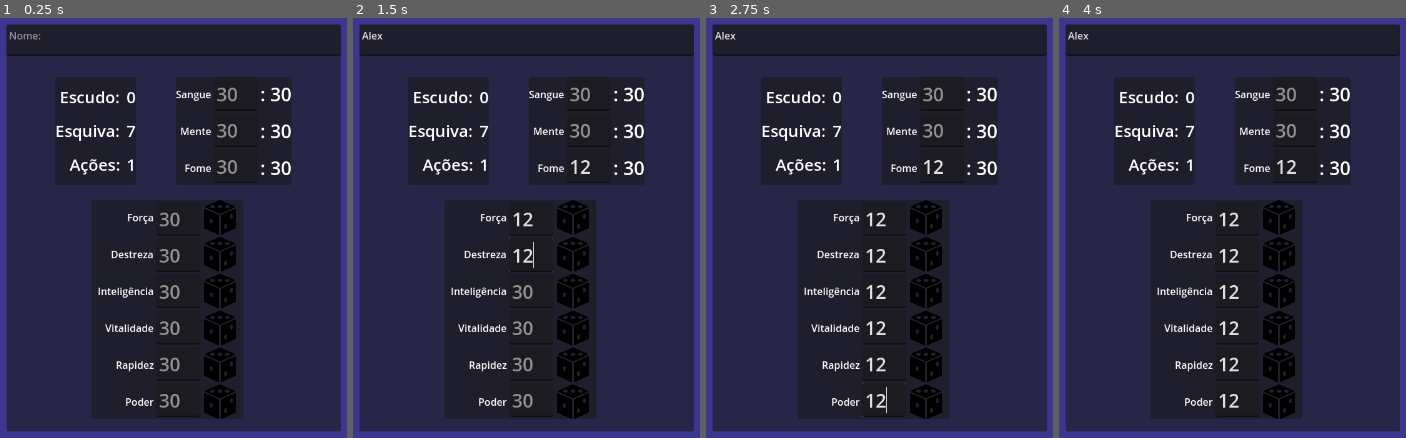
Above: before the commit, frames 1-4 (left to right).
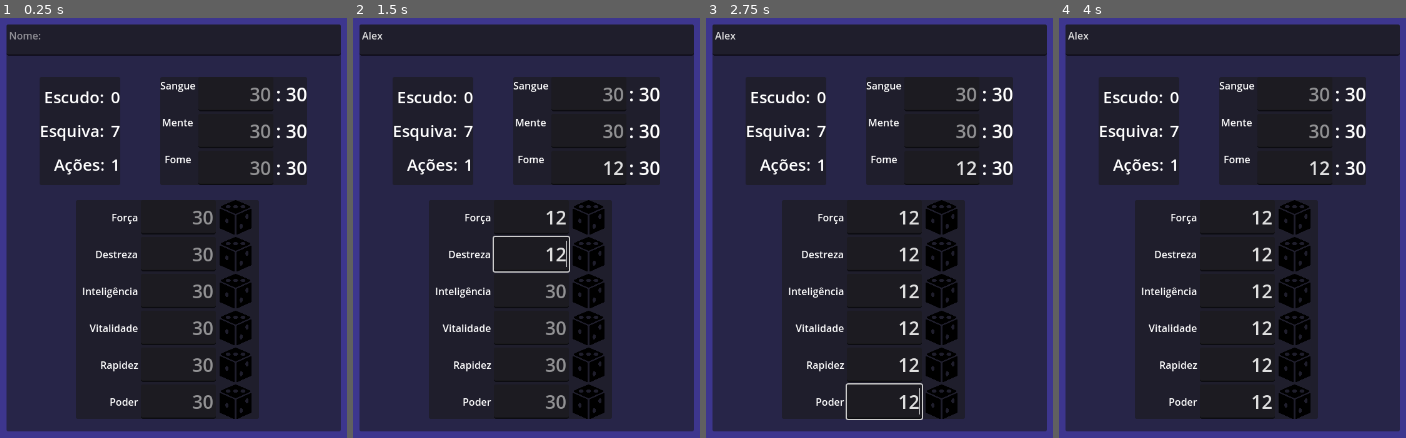
Above: after the commit, the same moments.

Repository: Gam13/FungerLike_Sheet
Game: Godot game, scene res://Ficha.tscn
The game is run twice, just before and just after one commit, with the same random seed, the same clock (stepped at 60 frames per second) and the same inputs. The project has no main scene, so this scene is started directly.
Inputs (mouse positions are in pixels of both pictures, inside the frame that each line leads up to; where the layout moved, square brackets give the same spot in the first picture):
- Up to frame 1 (0.25 s): no input
- Up to frame 2 (1.5 s): click (526, 39) at 0.52 s; type "Alex" at 0.6 s; click (588, 165) at 0.75 s; type "12" at 0.83 s; click (529, 219) at 0.98 s; type "12" at 1.07 s; click (529, 253) at 1.27 s; type "12" at 1.35 s
- Up to frame 3 (2.75 s): click (882, 291) at 1.5 s; type "12" at 1.58 s; click (882, 328) at 1.73 s; type "12" at 1.82 s; click (882, 362) at 2.02 s; type "12" at 2.1 s; click (882, 400) at 2.25 s; type "12" at 2.33 s
- Up to frame 4 (4 s): click (1294, 215) [1277, 215] at 2.75 s; click (1294, 253) [1277, 253] at 3.5 s

The runs differ from the first frame. In frame 1, 17% of the frame differs, in the area x 11-89%, y 14-96%; in frame 2, 17%; in frame 3, 17%; in frame 4, 17%.

Commit message:
Textfield change

Diff:
--- a/Ficha.tscn
+++ b/Ficha.tscn
@@ -139,95 +139,112 @@
 
 [node name="Labels" type="VBoxContainer" parent="Margin/leftHalfScreen/Statistics/MarginStatus/Status"]
 layout_mode = 2
+size_flags_vertical = 4
 
 [node name="HPCenter" type="CenterContainer" parent="Margin/leftHalfScreen/Statistics/MarginStatus/Status/Labels"]
 custom_minimum_size = Vector2(0, 55)
 layout_mode = 2
-size_flags_horizontal = 8
+size_flags_horizontal = 4
+size_flags_vertical = 8
 
 [node name="health" type="Label" parent="Margin/leftHalfScreen/Statistics/MarginStatus/Status/Labels/HPCenter"]
+custom_minimum_size = Vector2(0, 50)
 layout_mode = 2
 text = "Sangue"
 
 [node name="MindCenter" type="CenterContainer" parent="Margin/leftHalfScreen/Statistics/MarginStatus/Status/Labels"]
 custom_minimum_size = Vector2(0, 55)
 layout_mode = 2
-size_flags_horizontal = 8
+size_flags_horizontal = 4
+size_flags_vertical = 4
 
 [node name="mind" type="Label" parent="Margin/leftHalfScreen/Statistics/MarginStatus/Status/Labels/MindCenter"]
+custom_minimum_size = Vector2(0, 50)
 layout_mode = 2
 text = "Mente"
 
 [node name="HungerCenter" type="CenterContainer" parent="Margin/leftHalfScreen/Statistics/MarginStatus/Status/Labels"]
 custom_minimum_size = Vector2(0, 55)
 layout_mode = 2
-size_flags_horizontal = 8
+size_flags_horizontal = 4
+size_flags_vertical = 4
 
 [node name="hunger" type="Label" parent="Margin/leftHalfScreen/Statistics/MarginStatus/Status/Labels/HungerCenter"]
+custom_minimum_size = Vector2(0, 50)
 layout_mode = 2
 text = "Fome"
 
 [node name="Textfields" type="VBoxContainer" parent="Margin/leftHalfScreen/Statistics/MarginStatus/Status"]
 layout_mode = 2
-
-[node name="strenght" type="TextEdit" parent="Margin/leftHalfScreen/Statistics/MarginStatus/Status/Textfields"]
-custom_minimum_size = Vector2(70, 50)
-layout_mode = 2
-theme_override_font_sizes/font_size = 30
-placeholder_text = "30"
-context_menu_enabled = false
-virtual_keyboard_enabled = false
-scroll_fit_content_height = true
-
-[node name="dexterity" type="TextEdit" parent="Margin/leftHalfScreen/Statistics/MarginStatus/Status/Textfields"]
-custom_minimum_size = Vector2(70, 50)
-layout_mode = 2
-theme_override_font_sizes/font_size = 30
-placeholder_text = "30"
-context_menu_enabled = false
-virtual_keyboard_enabled = false
-scroll_fit_content_height = true
-
-[node name="hunger" type="TextEdit" parent="Margin/leftHalfScreen/Statistics/MarginStatus/Status/Textfields"]
-custom_minimum_size = Vector2(70, 50)
-layout_mode = 2
-theme_override_font_sizes/font_size = 30
-placeholder_text = "30"
-context_menu_enabled = false
-virtual_keyboard_enabled = false
-scroll_fit_content_height = true
+size_flags_horizontal = 8
+size_flags_vertical = 4
+alignment = 1
+
+[node name="heath" type="LineEdit" parent="Margin/leftHalfScreen/Statistics/MarginStatus/Status/Textfields"]
+custom_minimum_size = Vector2(55, 55)
+layout_mode = 2
+size_flags_horizontal = 4
+size_flags_vertical = 4
+theme_override_font_sizes/font_size = 30
+placeholder_text = "30"
+alignment = 2
+context_menu_enabled = false
+virtual_keyboard_enabled = false
+
+[node name="mind" type="LineEdit" parent="Margin/leftHalfScreen/Statistics/MarginStatus/Status/Textfields"]
+custom_minimum_size = Vector2(55, 55)
+layout_mode = 2
+size_flags_horizontal = 4
+size_flags_vertical = 4
+theme_override_font_sizes/font_size = 30
+placeholder_text = "30"
+alignment = 2
+context_menu_enabled = false
+virtual_keyboard_enabled = false
+
+[node name="hunger" type="LineEdit" parent="Margin/leftHalfScreen/Statistics/MarginStatus/Status/Textfields"]
+custom_minimum_size = Vector2(55, 55)
+layout_mode = 2
+size_flags_horizontal = 4
+size_flags_vertical = 4
+theme_override_font_sizes/font_size = 30
+placeholder_text = "30"
+alignment = 2
+context_menu_enabled = false
+virtual_keyboard_enabled = false
 
 [node name="MaxLabels" type="VBoxContainer" parent="Margin/leftHalfScreen/Statistics/MarginStatus/Status"]
 layout_mode = 2
 size_flags_horizontal = 4
+size_flags_vertical = 4
+
+[node name="MaxHPCenter" type="CenterContainer" parent="Margin/leftHalfScreen/Statistics/MarginStatus/Status/MaxLabels"]
+custom_minimum_size = Vector2(0, 55)
+layout_mode = 2
+size_flags_horizontal = 0
+
+[node name="maxHP" type="Label" parent="Margin/leftHalfScreen/Statistics/MarginStatus/Status/MaxLabels/MaxHPCenter"]
+layout_mode = 2
+size_flags_vertical = 1
+theme_override_font_sizes/font_size = 30
+text = ": 30"
+
+[node name="MaxSPCenter" type="CenterContainer" parent="Margin/leftHalfScreen/Statistics/MarginStatus/Status/MaxLabels"]
+custom_minimum_size = Vector2(0, 55)
+layout_mode = 2
+size_flags_horizontal = 0
+
+[node name="maxSP" type="Label" parent="Margin/leftHalfScreen/Statistics/MarginStatus/Status/MaxLabels/MaxSPCenter"]
+layout_mode = 2
+size_flags_vertical = 1
+theme_override_font_sizes/font_size = 30
+text = ": 30"
+
+[node name="MaxFPCenter2" type="CenterContainer" parent="Margin/leftHalfScreen/Statistics/MarginStatus/Status/MaxLabels"]
+custom_minimum_size = Vector2(0, 55)
+layout_mode = 2
+size_flags_horizontal = 0
 size_flags_vertical = 0
-
-[node name="MaxHPCenter" type="CenterContainer" parent="Margin/leftHalfScreen/Statistics/MarginStatus/Status/MaxLabels"]
-custom_minimum_size = Vector2(0, 55)
-layout_mode = 2
-size_flags_horizontal = 0
-
-[node name="maxHP" type="Label" parent="Margin/leftHalfScreen/Statistics/MarginStatus/Status/MaxLabels/MaxHPCenter"]
-layout_mode = 2
-size_flags_vertical = 1
-theme_override_font_sizes/font_size = 30
-text = ": 30"
-
-[node name="MaxSPCenter" type="CenterContainer" parent="Margin/leftHalfScreen/Statistics/MarginStatus/Status/MaxLabels"]
-custom_minimum_size = Vector2(0, 55)
-layout_mode = 2
-size_flags_horizontal = 0
-
-[node name="maxSP" type="Label" parent="Margin/leftHalfScreen/Statistics/MarginStatus/Status/MaxLabels/MaxSPCenter"]
-layout_mode = 2
-size_flags_vertical = 1
-theme_override_font_sizes/font_size = 30
-text = ": 30"
-
-[node name="MaxFPCenter2" type="CenterContainer" parent="Margin/leftHalfScreen/Statistics/MarginStatus/Status/MaxLabels"]
-custom_minimum_size = Vector2(0, 55)
-layout_mode = 2
-size_flags_horizontal = 0
 
 [node name="maxFP" type="Label" parent="Margin/leftHalfScreen/Statistics/MarginStatus/Status/MaxLabels/MaxFPCenter2"]
 layout_mode = 2
@@ -318,61 +335,74 @@
 
 [node name="Textfields" type="VBoxContainer" parent="Margin/leftHalfScreen/Status_Equips/MarginStatus/MarginContainer/Status"]
 layout_mode = 2
-size_flags_vertical = 4
-
-[node name="strenght" type="TextEdit" parent="Margin/leftHalfScreen/Status_Equips/MarginStatus/MarginContainer/Status/Textfields"]
-custom_minimum_size = Vector2(70, 50)
-layout_mode = 2
-theme_override_font_sizes/font_size = 30
-placeholder_text = "30"
-context_menu_enabled = false
-virtual_keyboard_enabled = false
-scroll_fit_content_height = true
-
-[node name="dexterity" type="TextEdit" parent="Margin/leftHalfScreen/Status_Equips/MarginStatus/MarginContainer/Status/Textfields"]
-custom_minimum_size = Vector2(70, 50)
-layout_mode = 2
-theme_override_font_sizes/font_size = 30
-placeholder_text = "30"
-context_menu_enabled = false
-virtual_keyboard_enabled = false
-scroll_fit_content_height = true
-
-[node name="inteligence" type="TextEdit" parent="Margin/leftHalfScreen/Status_Equips/MarginStatus/MarginContainer/Status/Textfields"]
-custom_minimum_size = Vector2(70, 50)
-layout_mode = 2
-theme_override_font_sizes/font_size = 30
-placeholder_text = "30"
-context_menu_enabled = false
-virtual_keyboard_enabled = false
-scroll_fit_content_height = true
-
-[node name="vitality" type="TextEdit" parent="Margin/leftHalfScreen/Status_Equips/MarginStatus/MarginContainer/Status/Textfields"]
-custom_minimum_size = Vector2(70, 50)
-layout_mode = 2
-theme_override_font_sizes/font_size = 30
-placeholder_text = "30"
-context_menu_enabled = false
-virtual_keyboard_enabled = false
-scroll_fit_content_height = true
-
-[node name="speed" type="TextEdit" parent="Margin/leftHalfScreen/Status_Equips/MarginStatus/MarginContainer/Status/Textfields"]
-custom_minimum_size = Vector2(70, 50)
-layout_mode = 2
-theme_override_font_sizes/font_size = 30
-placeholder_text = "30"
-context_menu_enabled = false
-virtual_keyboard_enabled = false
-scroll_fit_content_height = true
-
-[node name="power" type="TextEdit" parent="Margin/leftHalfScreen/Status_Equips/MarginStatus/MarginContainer/Status/Textfields"]
-custom_minimum_size = Vector2(70, 50)
-layout_mode = 2
-theme_override_font_sizes/font_size = 30
-placeholder_text = "30"
-context_menu_enabled = false
-virtual_keyboard_enabled = false
-scroll_fit_content_height = true
+size_flags_horizontal = 4
+size_flags_vertical = 4
+
+[node name="strenght" type="LineEdit" parent="Margin/leftHalfScreen/Status_Equips/MarginStatus/MarginContainer/Status/Textfields"]
+custom_minimum_size = Vector2(55, 55)
+layout_mode = 2
+size_flags_horizontal = 4
+size_flags_vertical = 4
+theme_override_font_sizes/font_size = 30
+placeholder_text = "30"
+alignment = 2
+context_menu_enabled = false
+virtual_keyboard_enabled = false
+
+[node name="dexterity" type="LineEdit" parent="Margin/leftHalfScreen/Status_Equips/MarginStatus/MarginContainer/Status/Textfields"]
+custom_minimum_size = Vector2(55, 55)
+layout_mode = 2
+size_flags_horizontal = 4
+size_flags_vertical = 4
+theme_override_font_sizes/font_size = 30
+placeholder_text = "30"
+alignment = 2
+context_menu_enabled = false
+virtual_keyboard_enabled = false
+
+[node name="inteligence" type="LineEdit" parent="Margin/leftHalfScreen/Status_Equips/MarginStatus/MarginContainer/Status/Textfields"]
+custom_minimum_size = Vector2(55, 55)
+layout_mode = 2
+size_flags_horizontal = 4
+size_flags_vertical = 4
+theme_override_font_sizes/font_size = 30
+placeholder_text = "30"
+alignment = 2
+context_menu_enabled = false
+virtual_keyboard_enabled = false
+
+[node name="vitality" type="LineEdit" parent="Margin/leftHalfScreen/Status_Equips/MarginStatus/MarginContainer/Status/Textfields"]
+custom_minimum_size = Vector2(55, 55)
+layout_mode = 2
+size_flags_horizontal = 4
+size_flags_vertical = 4
+theme_override_font_sizes/font_size = 30
+placeholder_text = "30"
+alignment = 2
+context_menu_enabled = false
+virtual_keyboard_enabled = false
+
+[node name="speed" type="LineEdit" parent="Margin/leftHalfScreen/Status_Equips/MarginStatus/MarginContainer/Status/Textfields"]
+custom_minimum_size = Vector2(55, 55)
+layout_mode = 2
+size_flags_horizontal = 4
+size_flags_vertical = 4
+theme_override_font_sizes/font_size = 30
+placeholder_text = "30"
+alignment = 2
+context_menu_enabled = false
+virtual_keyboard_enabled = false
+
+[node name="power" type="LineEdit" parent="Margin/leftHalfScreen/Status_Equips/MarginStatus/MarginContainer/Status/Textfields"]
+custom_minimum_size = Vector2(55, 55)
+layout_mode = 2
+size_flags_horizontal = 4
+size_flags_vertical = 4
+theme_override_font_sizes/font_size = 30
+placeholder_text = "30"
+alignment = 2
+context_menu_enabled = false
+virtual_keyboard_enabled = false
 
 [node name="RollButtons" type="VBoxContainer" parent="Margin/leftHalfScreen/Status_Equips/MarginStatus/MarginContainer/Status"]
 custom_minimum_size = Vector2(0, 344)
